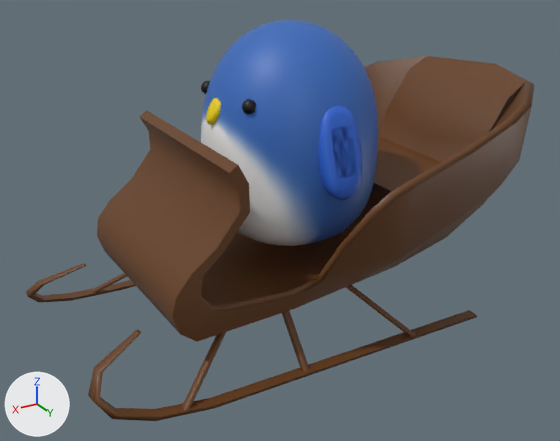
An edit to the Blender file HnRnew/PenguinSleigh.blend, drawn before and after from the same camera.
Camera for both pictures: a camera (50 mm lens) standing at (5.12, 8.27, 5.46) and looking at (0.23, 0.11, 1.38). Arrows for +X, +Y and +Z are at lower left; the lights stay in place.

Objects in the first picture: 'Body', 'Plane', 'node_id34', 'node_id36'.
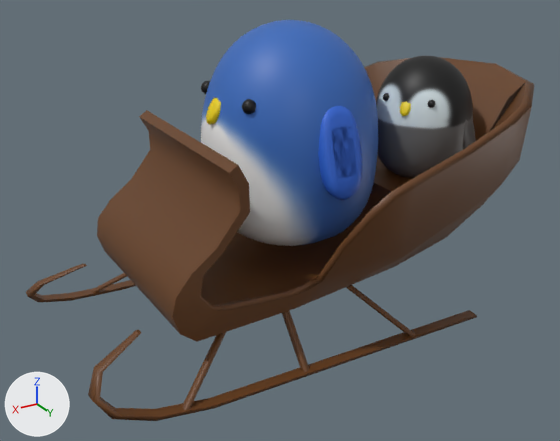
The change, as JSON lines over the scene's bpy script:
```json
{"op": "add", "block": "img_image_0", "code": ["img_image_0 = load_image('Image_0', '_unpacked/Image_0', 512, 512, 'sRGB')"]}
{"op": "add", "block": "mat_beak_001", "code": ["mat_beak_001 = principled_material('Beak.001')", "mat_beak_001.base_color = (0.8, 0.609, 0.0)  # yellow #e7cd00"]}
{"op": "add", "block": "mat_material", "code": ["mat_material = principled_material('Material')", "mat_material.base_color = (0.138, 0.138, 0.138)  # dark grey #686868"]}
{"op": "add", "block": "mat_eye_001", "code": ["mat_eye_001 = principled_material('Eye.001')", "mat_eye_001.base_color = (0.0, 0.0, 0.0)  # black #000000"]}
{"op": "add", "block": "mat_material_002", "code": ["mat_material_002 = principled_material('Material.002')", "mat_material_002.texture = img_image_0"]}
{"op": "add", "block": "me_plane_003", "code": ["me_plane_003 = bpy.data.meshes.new('Plane.003')", "me_plane_003.from_pydata(...)  # 122 vertices, 224 faces; spans x -0.323..0.323, y -0.326..0.326, z 0.0..0.17", "me_plane_003.materials.append(mat_beak_001)  # yellow #e7cd00"]}
{"op": "add", "block": "me_plane_002", "code": ["me_plane_002 = bpy.data.meshes.new('Plane.002')", "me_plane_002.from_pydata(...)  # 736 vertices, 1536 faces; spans x -0.88..0.88, y -2.0..2.0, z -0.7..0.14", "me_plane_002.materials.append(mat_material)  # dark grey #686868"]}
{"op": "add", "block": "me_sphere_004", "code": ["me_sphere_004 = bpy.data.meshes.new('Sphere.004')", "me_sphere_004.from_pydata(...)  # 192 vertices, 260 faces; spans x 0.798..0.976, y -0.63..0.63, z 0.078..0.258", "me_sphere_004.materials.append(mat_eye_001)  # black #000000"]}
{"op": "add", "block": "me_sphere_001", "code": ["me_sphere_001 = bpy.data.meshes.new('Sphere.001')", "me_sphere_001.from_pydata(...)  # 705 vertices, 1150 faces; spans x -1.15..1.15, y -1.14..1.15, z -1.85..1.0", "me_sphere_001.materials.append(mat_material_002)  # picture img_image_0"]}
{"op": "add", "block": "ob_plane_003", "code": ["ob_plane_003 = bpy.data.objects.new('Plane.003', me_plane_003)", "ob_plane_003.location = (-1.25, 0.79, 2.85)", "ob_plane_003.rotation_euler = (0.0, 1.044, 0.451)  # degrees (0, 60, 26)", "ob_plane_003.scale = (0.328, 0.218, 0.351)"]}
{"op": "add", "block": "ob_plane_002", "code": ["ob_plane_002 = bpy.data.objects.new('Plane.002', me_plane_002)", "ob_plane_002.location = (-1.77, 0.52, 2.75)", "ob_plane_002.rotation_euler = (0.0, 0.0, 0.451)  # degrees (0, 0, 26)", "ob_plane_002.scale = (0.184, 0.368, 0.743)"]}
{"op": "add", "block": "ob_sphere_002", "code": ["ob_sphere_002 = bpy.data.objects.new('Sphere.002', me_sphere_004)", "ob_sphere_002.location = (-1.77, 0.52, 2.85)", "ob_sphere_002.rotation_euler = (0.0, 0.0, 0.451)  # degrees (0, 0, 26)", "ob_sphere_002.scale = (0.574, 0.574, 0.574)"]}
{"op": "add", "block": "ob_body_001", "code": ["ob_body_001 = bpy.data.objects.new('Body.001', me_sphere_001)", "ob_body_001.location = (-1.77, 0.52, 2.85)", "ob_body_001.rotation_euler = (0.0, 0.0, 0.451)  # degrees (0, 0, 26)", "ob_body_001.scale = (0.574, 0.574, 0.574)"]}
```

Boxes (x1, y1, x2, y2) around the edits, measured in the pictures (560 x 441 px):
```json
{"object": "Body.001", "change": "added", "after": [376, 56, 473, 178]}
{"object": "Plane.002", "change": "added", "after": [463, 117, 476, 149]}
{"object": "Plane.003", "change": "added", "after": [400, 101, 411, 116]}
{"object": "Sphere.002", "change": "added", "after": [383, 93, 435, 108]}
```
